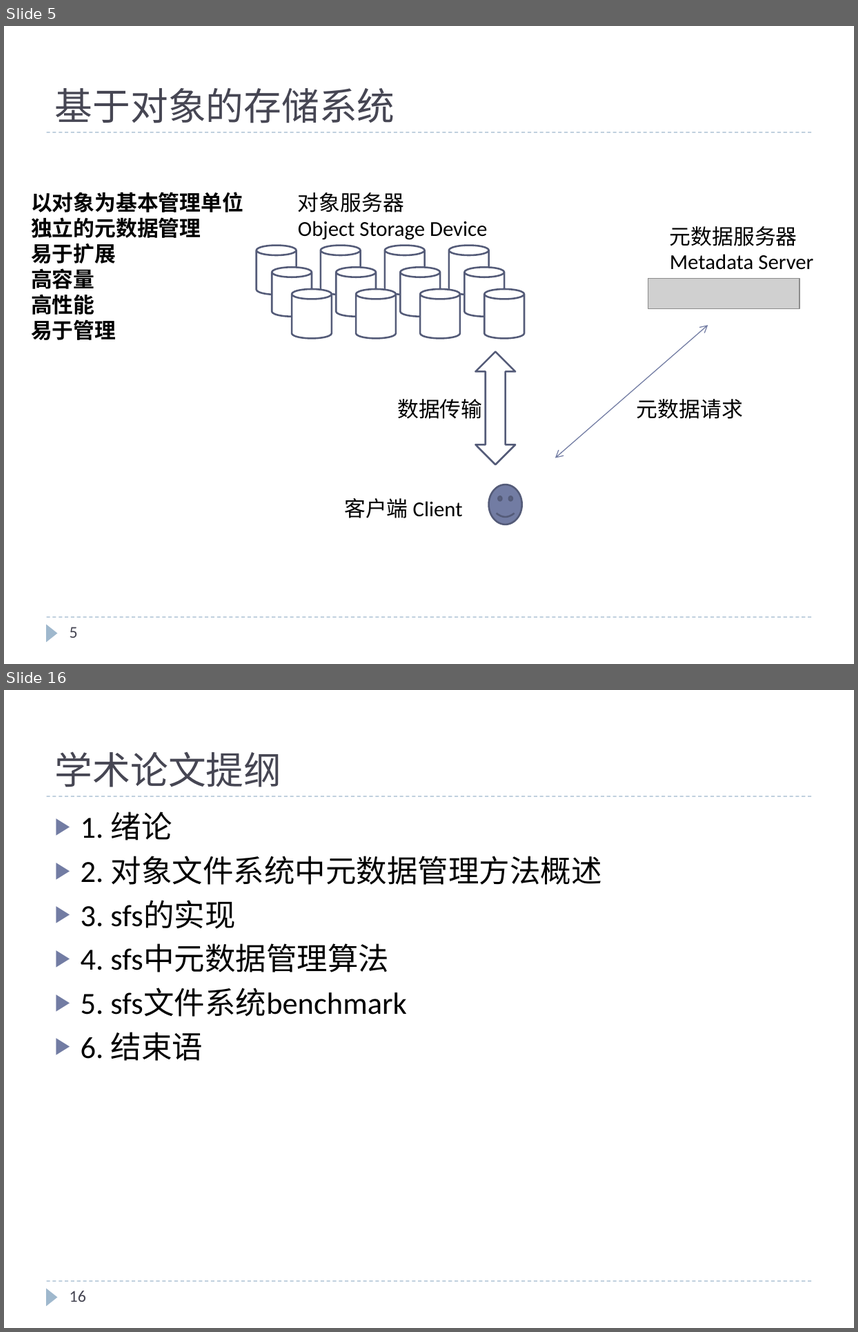
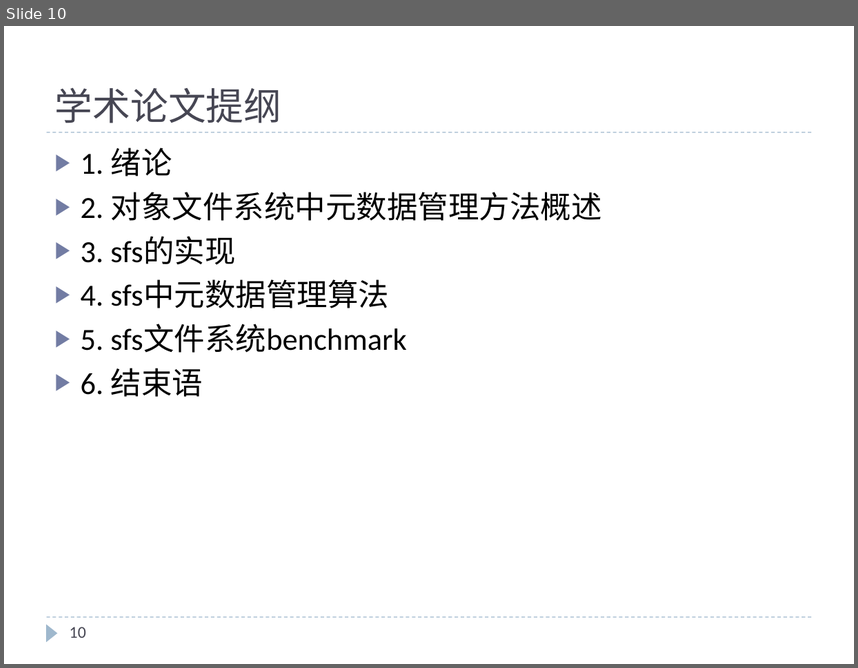
Before and after one commit to cheliequan/idning-paper, a slide deck: draft/中期.pptx. Shown one above the other, each under a label of ours: slides 5 and 16 before the commit, slide 10 after it; the slides between them are not shown. The pictures are 858x1332 and 858x668 pixels, drawn with LibreOffice and Linux fonts; fonts in the diff are those of the drawing; grey boxes stand for pictures. Boxes give left, top, right and bottom in pixels: in the first picture for what was removed or moved away, otherwise in the second. Text is boxed around its words. In the diff, an @@ line names an element or a change of style, - is before the commit and + after.

```diff
--- a/draft/中期.pptx
+++ b/draft/中期.pptx
@@ slide 5 removed at (4,26,854,664), background #FFFFFF; not listed: 3 template elements that a slide beside it also shows @@
@@ title removed at (55,88,395,123) @@
-基于对象的存储系统
@@ text removed at (31,192,243,340) @@
-    以对象为基本管理单位
-    独立的元数据管理
-    易于扩展
-    高容量
-    高性能
-    易于管理
@@ group removed at (257,192,813,524): 12 cylinders, 5 texts, 1 smiley face, 1 picture, 1 up down arrow, 1 double arrow @@
-客户端 Client
-对象服务器
-Object Storage Device
-元数据服务器
-Metadata Server
-数据传输
-元数据请求
@@ page number removed at (70,626,78,637) @@
-5
@@ what was slide 16 is now slide 10 @@
@@ page number at (70,626,86,637): text changed @@
-16
+10
```
Also in this commit, not shown: 6 slides changed, 4 slides added, 9 other slides removed, 2 other files.
